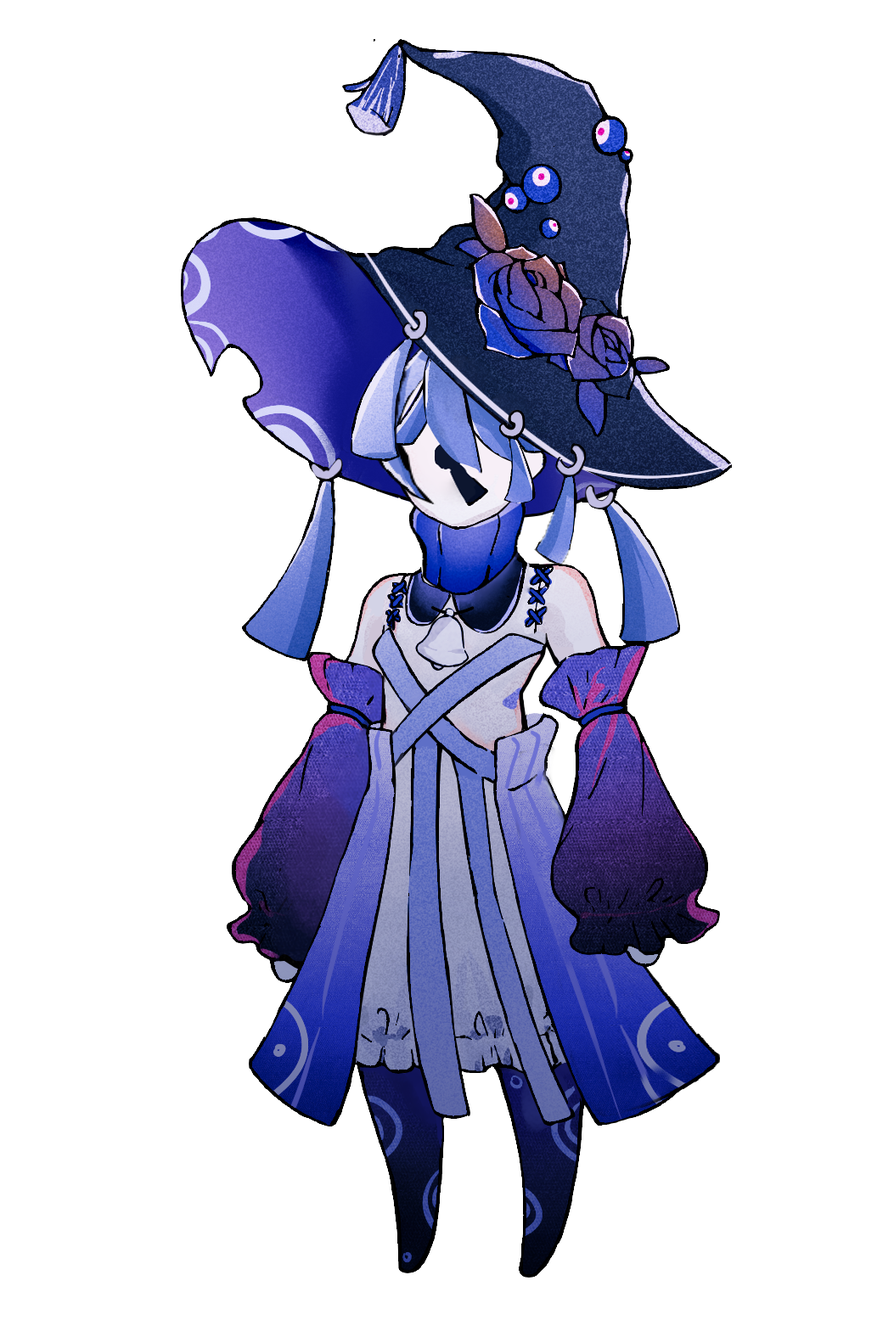
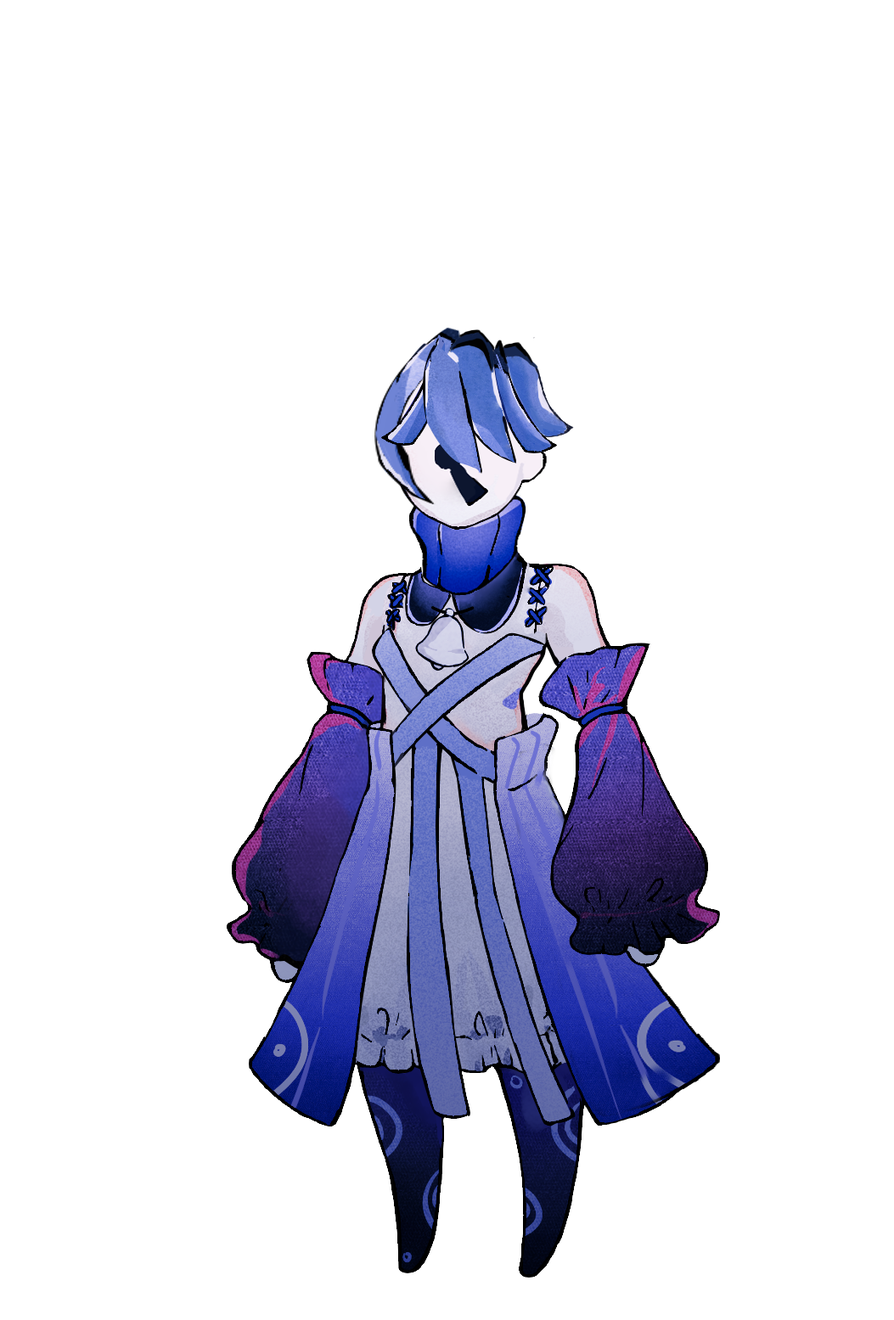
Layers edited between the first and the second w=894, h=1320 image:
hid group "uppperhat" (6 layers) over [241,39,732,662]
painted on "hair" over [442,328,574,453]
hid "hatback" over [180,217,627,519]
